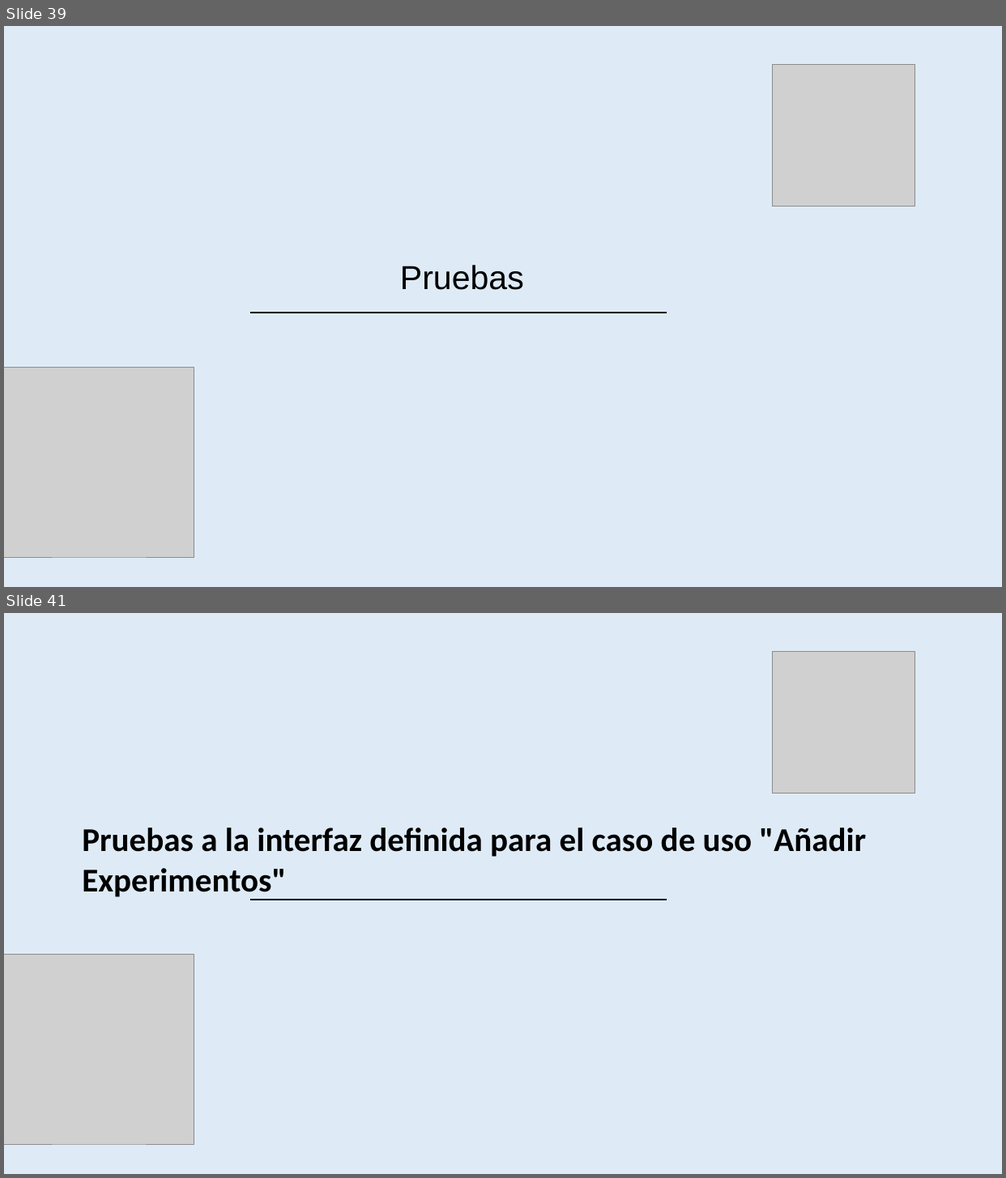
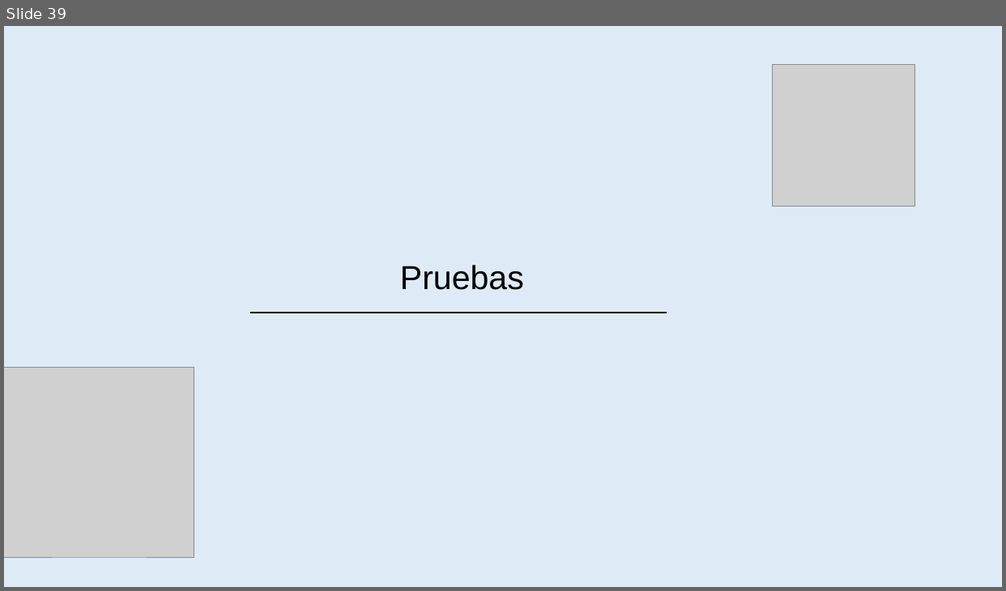
Before and after one commit to amypadron/prower_tesis, a slide deck: Digestión anaerobía.Original.pptx. Shown one above the other, each under a label of ours: slides 39 and 41 before the commit, slide 39 after it; the slides between them are not shown. The pictures are 1006x1178 and 1006x591 pixels, drawn with LibreOffice and Linux fonts; fonts in the diff are those of the drawing; grey boxes stand for pictures; background and template pictures are left out. Boxes give left, top, right and bottom in pixels: in the first picture for what was removed or moved away, otherwise in the second. Text is boxed around its words. In the diff, an @@ line names an element or a change of style, - is before the commit and + after.

```diff
--- a/Digestión anaerobía.Original.pptx
+++ b/Digestión anaerobía.Original.pptx
@@ slide 41 removed at box(4, 613, 1002, 1174), background #DEEBF7 @@
@@ picture removed at box(773, 651, 915, 794) @@
@@ text removed at box(82, 828, 866, 900) @@
-Pruebas a la interfaz definida para el caso de uso "Añadir Experimentos"
@@ line removed from (250, 900) to (667, 900) @@
@@ picture removed at box(4, 954, 194, 1144) @@
```
Also in this commit, not shown: 1 slide changed.
